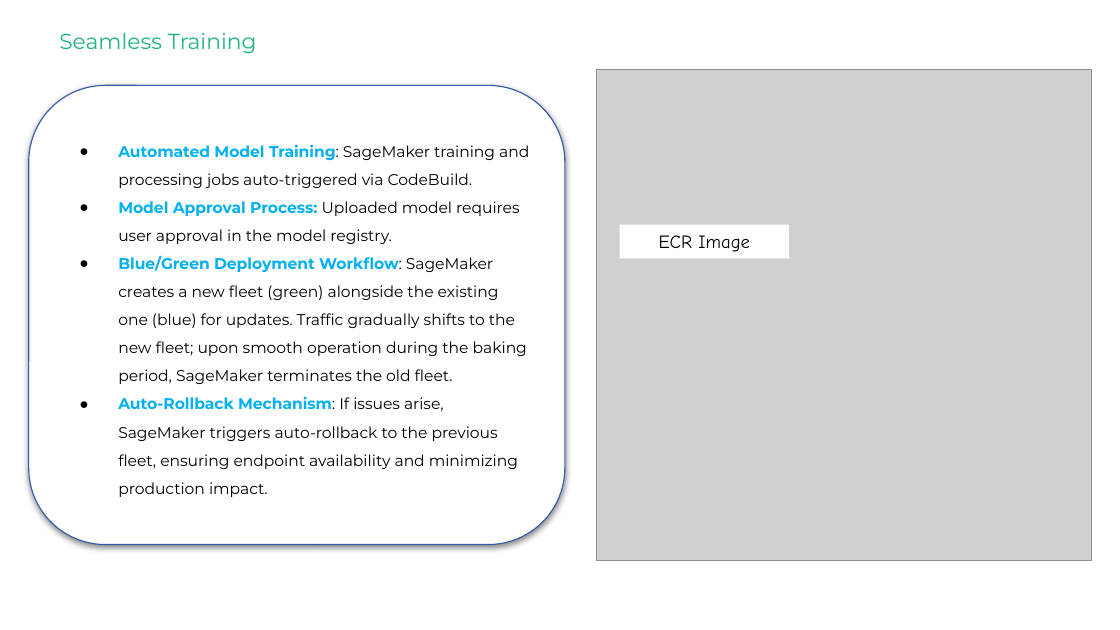
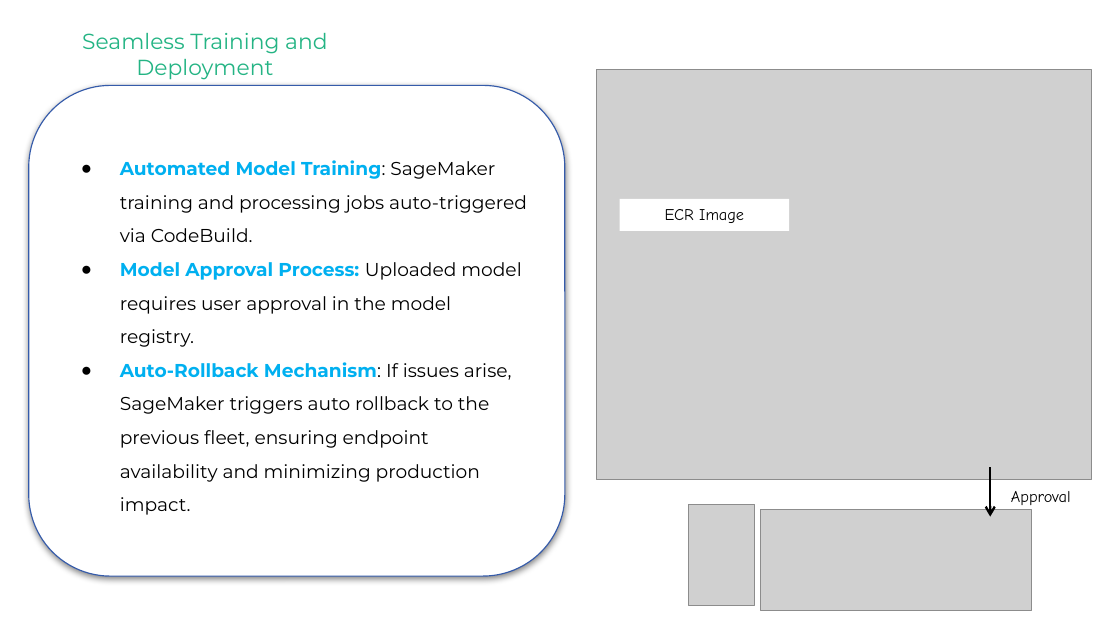
Before and after one commit to ChanCheeKean/MLOps_Pipelines, a slide deck: slide 4 of assets/MLops Deck.pptx (slide 5 before the commit). Drawn at 1120x630 pixels with LibreOffice and Linux fonts; fonts in the diff are those of the drawing; grey boxes stand for pictures. Boxes give left, top, right and bottom in pixels: in the first picture for what was removed or moved away, otherwise in the second. Text is boxed around its words. In the diff, an @@ line names an element or a change of style, - is before the commit and + after.

```diff
--- a/assets/MLops Deck.pptx
+++ b/assets/MLops Deck.pptx
@@ text at <box>82,33,327,80</box>: text changed @@
-Seamless Training
+Seamless Training and Deployment
@@ rounded rectangle "Automated Model Training: SageMaker training ...": place and size @@
-rounded rectangle "Automated Model Training: SageMaker training ..." at <box>29,85,566,544</box>
+rounded rectangle "Automated Model Training: SageMaker training ..." at <box>29,85,566,576</box>
@@ picture: place and size @@
-picture at <box>596,69,1091,560</box>
+picture at <box>596,69,1091,479</box>
@@ text in rounded rectangle at <box>120,160,527,347</box>: size 10 to 12 pt in "Automated Model Training: SageMaker training and processing ...", "Model Approval Process: Uploaded model requires user ..." @@
@@ rectangle "ECR Image": place and size @@
-rectangle "ECR Image" at <box>619,224,788,258</box>
+rectangle "ECR Image" at <box>619,199,788,232</box>
@@ rectangle "ECR Image" at <box>619,199,788,232</box>: size 12 to 10.5 pt @@
@@ text in rounded rectangle at <box>120,362,512,515</box>: text changed; size 10 to 12 pt @@
-● Blue/Green Deployment Workflow: SageMaker creates a new fleet (green) alongside the existing one (blue) for updates. Traffic gradually shifts to the new fleet; upon smooth operation during the baking period, SageMaker terminates the old fleet.
-● Auto-Rollback Mechanism: If issues arise, SageMaker triggers auto-rollback to the previous fleet, ensuring endpoint availability and minimizing production impact.
+● Auto-Rollback Mechanism: If issues arise, SageMaker triggers auto rollback to the previous fleet, ensuring endpoint availability and minimizing production impact.
@@ arrow added from (990, 467) to (990, 516), #000000 1.5 pt @@
@@ picture added at <box>689,504,755,605</box> @@
@@ text added at <box>1011,491,1071,505</box>, 10.5 pt, text #000000 @@
+Approval
@@ picture added at <box>760,510,1032,610</box> @@
```
Also in this commit, not shown: 3 other slides changed, 3 slides added, 1 slide removed, 4 other files.
